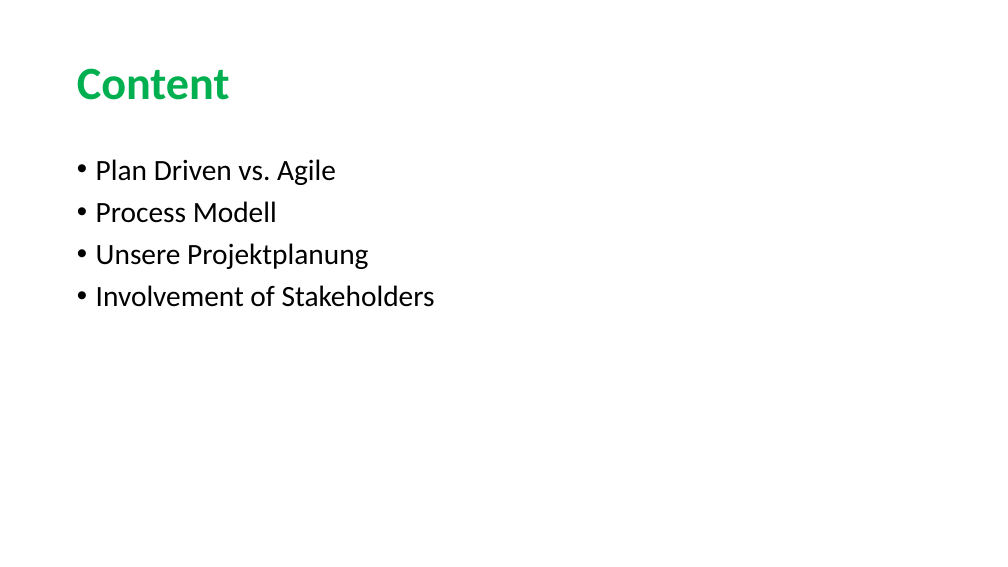
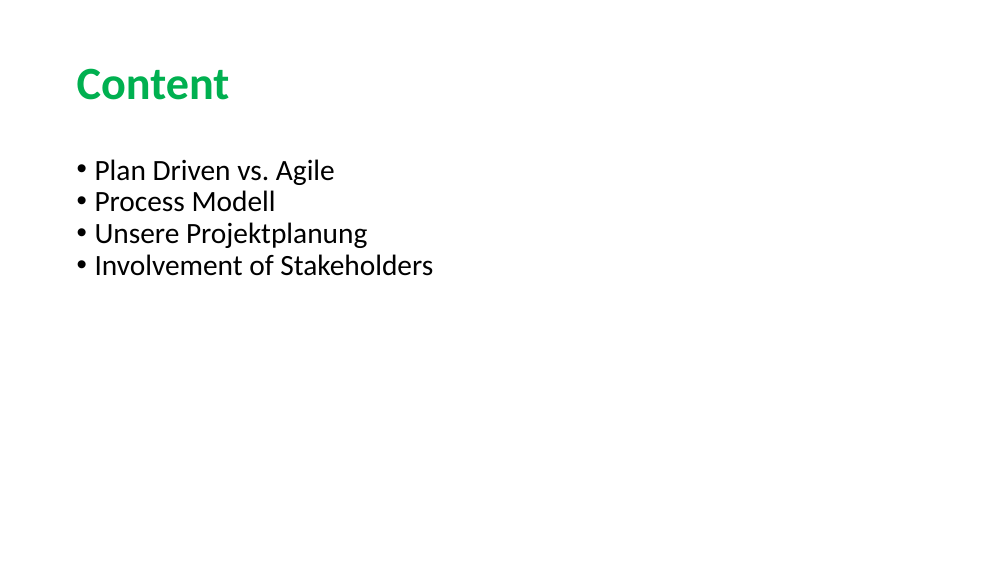
Before and after one commit to sarahmele/ch.bfh.btx8081.w2015.green, a slide deck: slide 2 of doc/task02/Task2.pptx. Drawn at 1008x567 pixels with LibreOffice and Linux fonts; fonts in the diff are those of the drawing. Boxes give left, top, right and bottom in pixels: in the first picture for what was removed or moved away, otherwise in the second. Text is boxed around its words. In the diff, an @@ line names an element or a change of style, - is before the commit and + after.

Commit message:
Process Model angepasst

```diff
--- a/doc/task02/Task2.pptx
+++ b/doc/task02/Task2.pptx
@@ text "Plan Driven vs. Agile" at (x1=95, y1=159, x2=433, y2=276): indent changed; less space between paragraphs @@
```
Also in this commit, not shown: 6 other slides changed.
